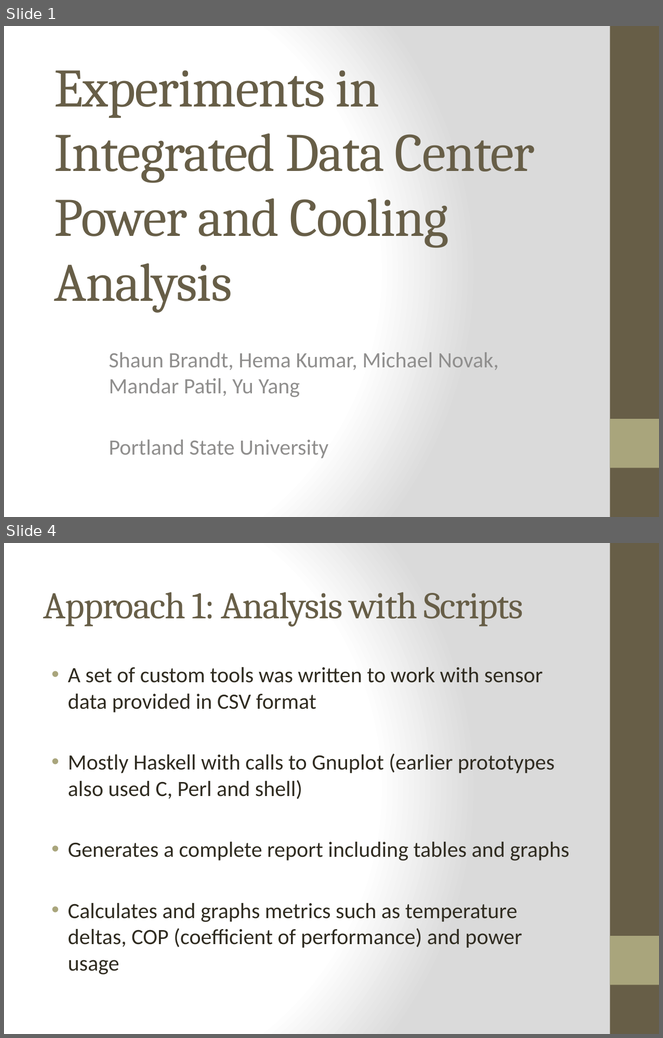
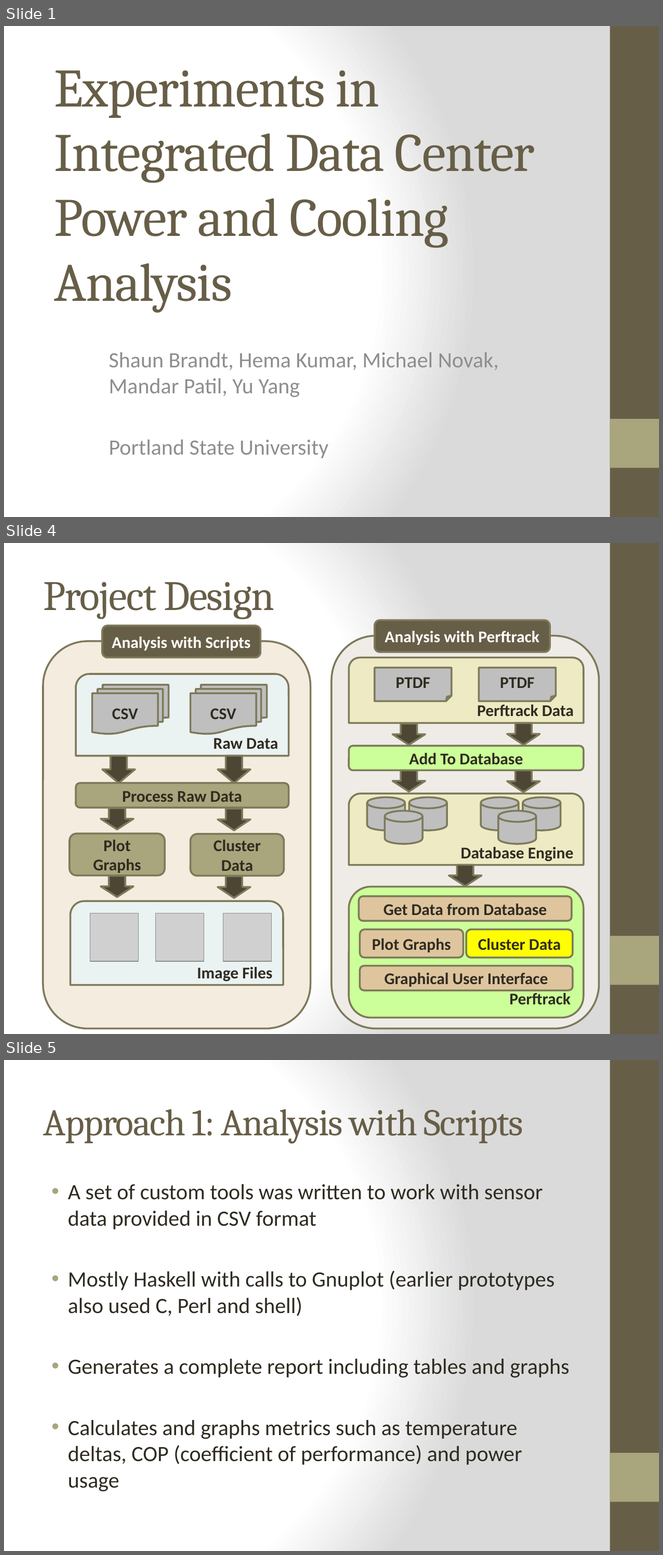
Before and after one commit to hemakumar/Data-Analysis_Group4c, a slide deck: paper/Integrated Data Center Power and Cooling Analysis.pptx. Shown one above the other, each under a label of ours: slides 1 and 4 before the commit, slides 1, 4 and 5 after it; the slides between them are not shown. The pictures are 663x1038 and 663x1555 pixels, drawn with LibreOffice and Linux fonts; fonts in the diff are those of the drawing; grey boxes stand for pictures. Boxes give left, top, right and bottom in pixels: in the first picture for what was removed or moved away, otherwise in the second. Text is boxed around its words. In the diff, an @@ line names an element or a change of style, - is before the commit and + after.

Commit message:
1. Added design slide. 2. Added perftrack slides. 3. Modified formatting

```diff
--- a/paper/Integrated Data Center Power and Cooling Analysis.pptx
+++ b/paper/Integrated Data Center Power and Cooling Analysis.pptx
@@ slide 4 added at (4,543,659,1034), background gradient #FFFFFF to #DADADA; not listed: 2 template elements that a slide beside it also shows @@
@@ title added at (44,582,274,619), 46 pt, text #675E47 @@
+Project Design
@@ rounded rectangle added at (375,620,551,652), fill #675E47, outline #7D7A5C 2 pt, 18 pt, text #FFFFFF, bold @@
+Analysis with Perftrack
@@ rounded rectangle added at (102,626,261,657), fill #675E47, outline #7D7A5C 2 pt, 18 pt, text #FFFFFF, bold @@
+Analysis with Scripts
@@ rounded rectangle added at (44,641,311,1029), fill #F4ECDF, outline #7D7A5C 2 pt @@
@@ group added at (332,636,599,1029): 7 rounded rectangles, 6 cylinders, 5 down arrows, 2 round same rects, 2 folded corners @@
+Add To Database
+Perftrack Data
+PTDF
+PTDF
+Database Engine
+Perftrack
+Plot Graphs
+Cluster Data
+Graphical User Interface
+Get Data from Database
@@ group added at (70,674,289,985): 6 down arrows, 3 rounded rectangles, 3 pictures, 2 round same rects, 2 flow chart multidocuments @@
+Raw Data
+CSV
+CSV
+Plot Graphs
+Cluster Data
+Process Raw Data
+Image Files
@@ what was slide 4 is now slide 5 @@
```
Also in this commit, not shown: 7 slides changed, 1 other slide added, 1 slide removed.
